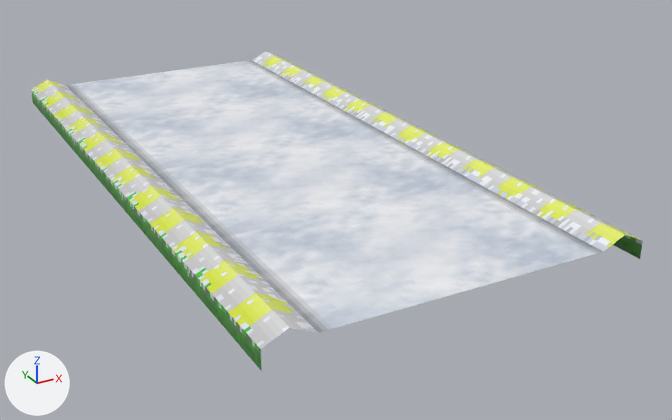
The glTF model assets/3D-models/tracks/staight/IceStraight.glb, before and after one commit.
Camera for both pictures: a camera (50 mm lens) standing at (-0.555, -1.204, 0.505) and looking at (0.066, -0.076, -0.059). Arrows for +X, +Y and +Z are at lower left; the lights stay in place. The first picture is the older version.

The first picture shows 'IceStraight'.
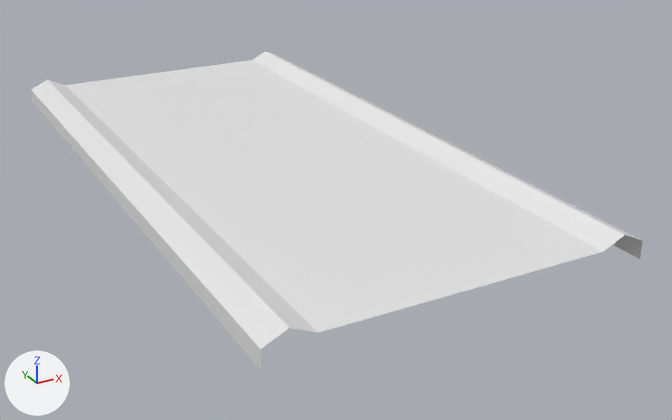
Where the change shows, as pixel boxes [x1, y1, x2, y2] in the pictures (672 x 420 px):
'IceStraight', recoloured: [31, 51, 643, 370] in both

The change, as a diff of the scene's bpy script:
```diff
--- a/assets/3D-models/tracks/staight/IceStraight.glb.py
+++ b/assets/3D-models/tracks/staight/IceStraight.glb.py
@@ me_gluestraight_001 @@
 me_gluestraight_001.from_pydata(...)  # 45 vertices, 64 faces; spans x -0.25..0.25, y -0.5..0.5, z 0.0..0.04
-me_gluestraight_001.materials.append(mat_trackmaterial)  # picture img_tracktexture_png
```
